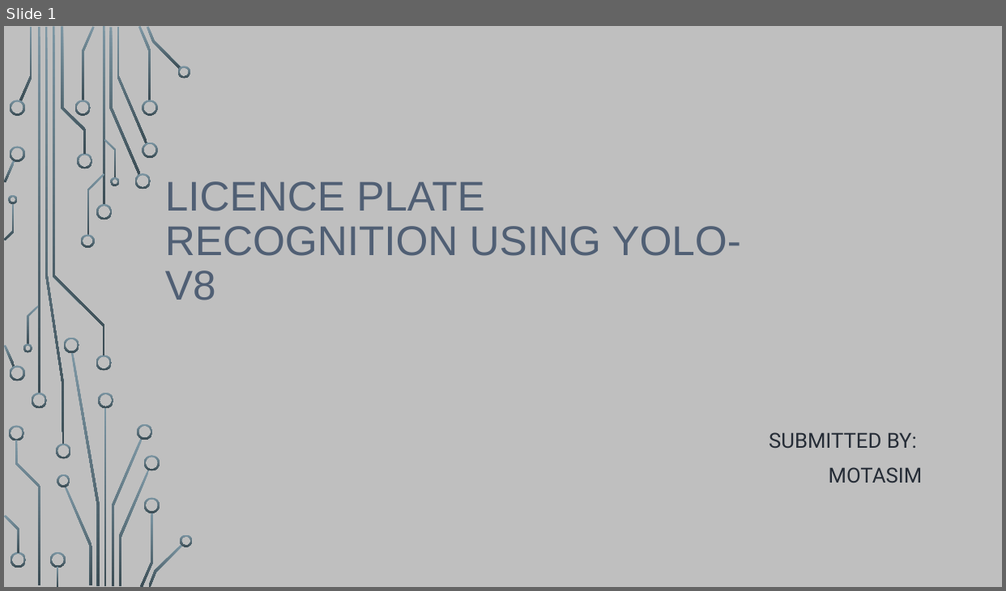
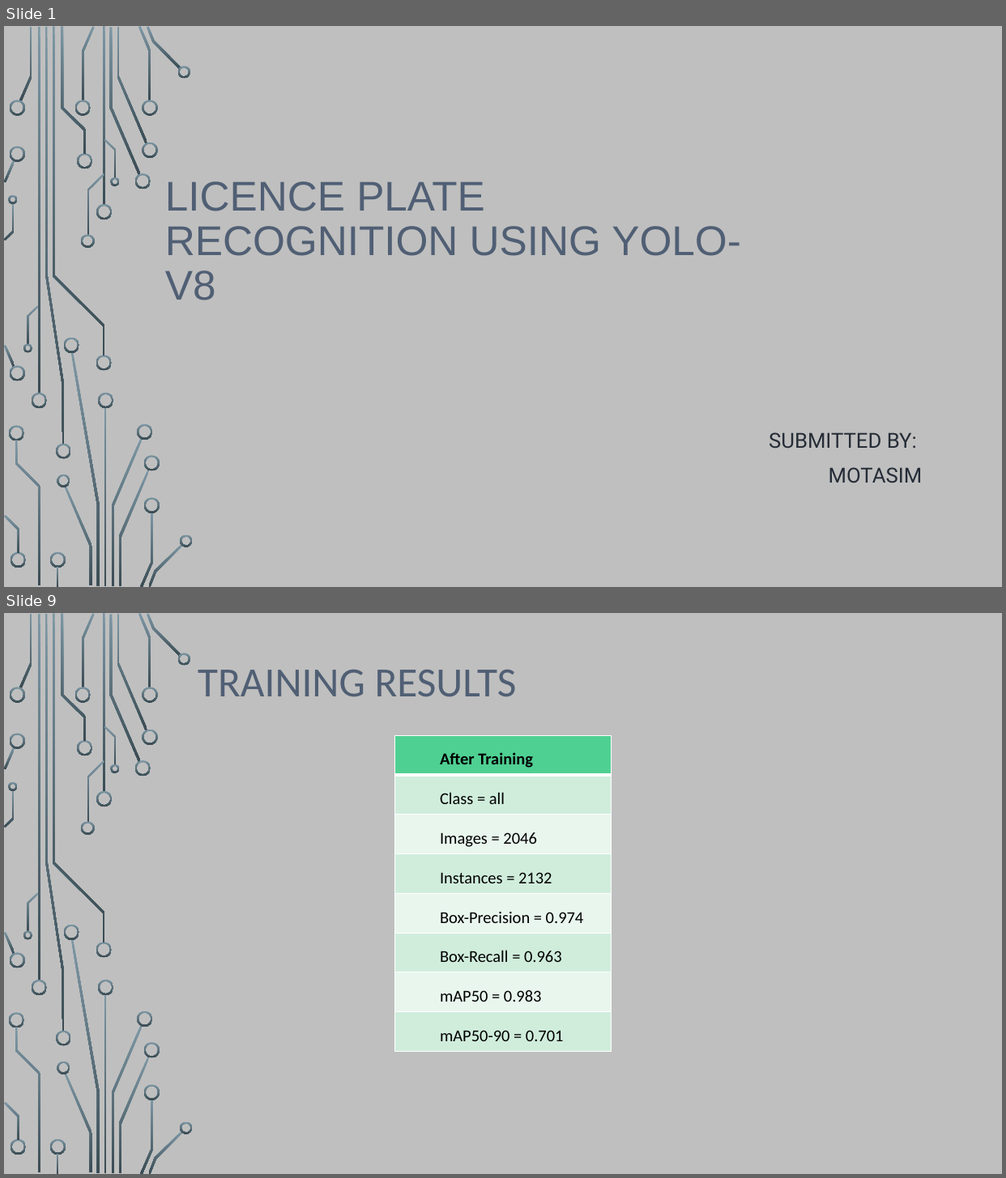
Before and after one commit to motasimmakki/Number-Plate-Recognition-With-DB-Connectivity-Using-YOLO-V8, a slide deck: Docs_Work/presentation.pptx. Shown one above the other, each under a label of ours: slide 1 before the commit, slides 1 and 9 after it; the slides between them are not shown. The pictures are 1006x591 and 1006x1178 pixels, drawn with LibreOffice and Linux fonts; fonts in the diff are those of the drawing; background and template pictures are left out. Boxes give left, top, right and bottom in pixels: in the first picture for what was removed or moved away, otherwise in the second. Text is boxed around its words. In the diff, an @@ line names an element or a change of style, - is before the commit and + after.

```diff
--- a/Docs_Work/presentation.pptx
+++ b/Docs_Work/presentation.pptx
@@ slide 9 added at [4,613,1002,1174], background picture (left out); not listed: 54 template elements that a slide beside it also shows @@
@@ title added at [198,670,517,697], 40 pt, text #505F74 @@
+TRAINING RESULTS
@@ table added at [394,736,612,1053], 8 rows, 1 columns @@
+After Training
+Class = all
+Images = 2046
+Instances = 2132
+Box-Precision = 0.974
+Box-Recall = 0.963
+mAP50 = 0.983
+mAP50-90 = 0.701
```
Also in this commit, not shown: 4 slides changed, 8 other slides added, 1 slide removed, 1 other file.
